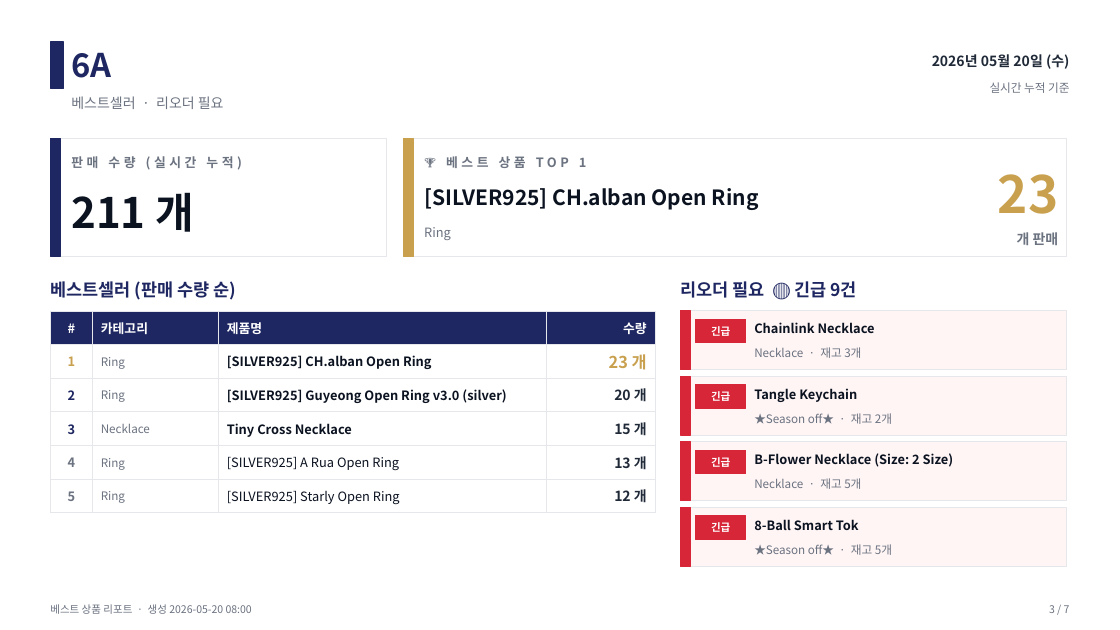
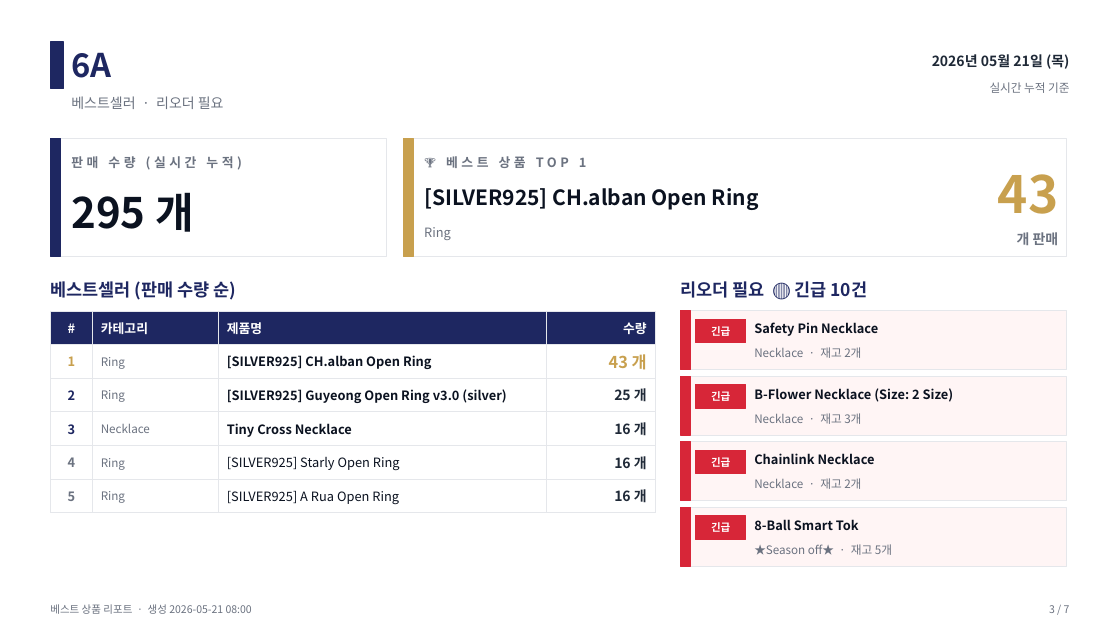
Before and after one commit to j65209/Brightbeed, a slide deck: slide 3 of data/sales-report.pptx. Drawn at 1120x630 pixels with LibreOffice and Linux fonts; fonts in the diff are those of the drawing. Boxes give left, top, right and bottom in pixels: in the first picture for what was removed or moved away, otherwise in the second. Text is boxed around its words. In the diff, an @@ line names an element or a change of style, - is before the commit and + after.

```diff
--- a/data/sales-report.pptx
+++ b/data/sales-report.pptx
@@ text at [932, 54, 1069, 69]: text changed @@
-2026년 05월 20일 (수)
+2026년 05월 21일 (목)
@@ text at [998, 174, 1059, 214]: text changed @@
-23
+43
@@ text at [71, 192, 194, 232]: text changed @@
-211 개
+295 개
@@ text at [680, 281, 867, 298]: text changed @@
-리오더 필요 🔴 긴급 9건
+리오더 필요 🔴 긴급 10건
@@ table at [50, 311, 655, 509] @@
-row 2, column 4: 23 개
+row 2, column 4: 43 개
-row 3, column 4: 20 개
+row 3, column 4: 25 개
-row 4, column 4: 15 개
+row 4, column 4: 16 개
-row 5, column 3: [SILVER925] A Rua Open Ring
+row 5, column 3: [SILVER925] Starly Open Ring
-row 5, column 4: 13 개
+row 5, column 4: 16 개
-row 6, column 3: [SILVER925] Starly Open Ring
+row 6, column 3: [SILVER925] A Rua Open Ring
-row 6, column 4: 12 개
+row 6, column 4: 16 개
@@ text at [754, 322, 878, 336]: text changed @@
-Chainlink Necklace
+Safety Pin Necklace
@@ text at [754, 347, 861, 358]: text changed @@
-Necklace · 재고 3개
+Necklace · 재고 2개
@@ text "B-Flower Necklace (Size: 2 Size)": place and size @@
-text "B-Flower Necklace (Size: 2 Size)" at [754, 453, 954, 467]
+text "B-Flower Necklace (Size: 2 Size)" at [754, 388, 954, 402]
@@ text removed at [754, 388, 857, 402] @@
-Tangle Keychain
@@ text at [754, 413, 861, 424]: text changed @@
-★Season off★ · 재고 2개
+Necklace · 재고 3개
@@ text at [754, 478, 861, 489]: text changed @@
-Necklace · 재고 5개
+Necklace · 재고 2개
@@ text added at [754, 453, 875, 464], 11 pt, text #0B1220, bold @@
+Chainlink Necklace
@@ text at [50, 604, 252, 614]: text changed @@
-베스트 상품 리포트 · 생성 2026-05-20 08:00
+베스트 상품 리포트 · 생성 2026-05-21 08:00
```
Also in this commit, not shown: 6 other slides changed.
